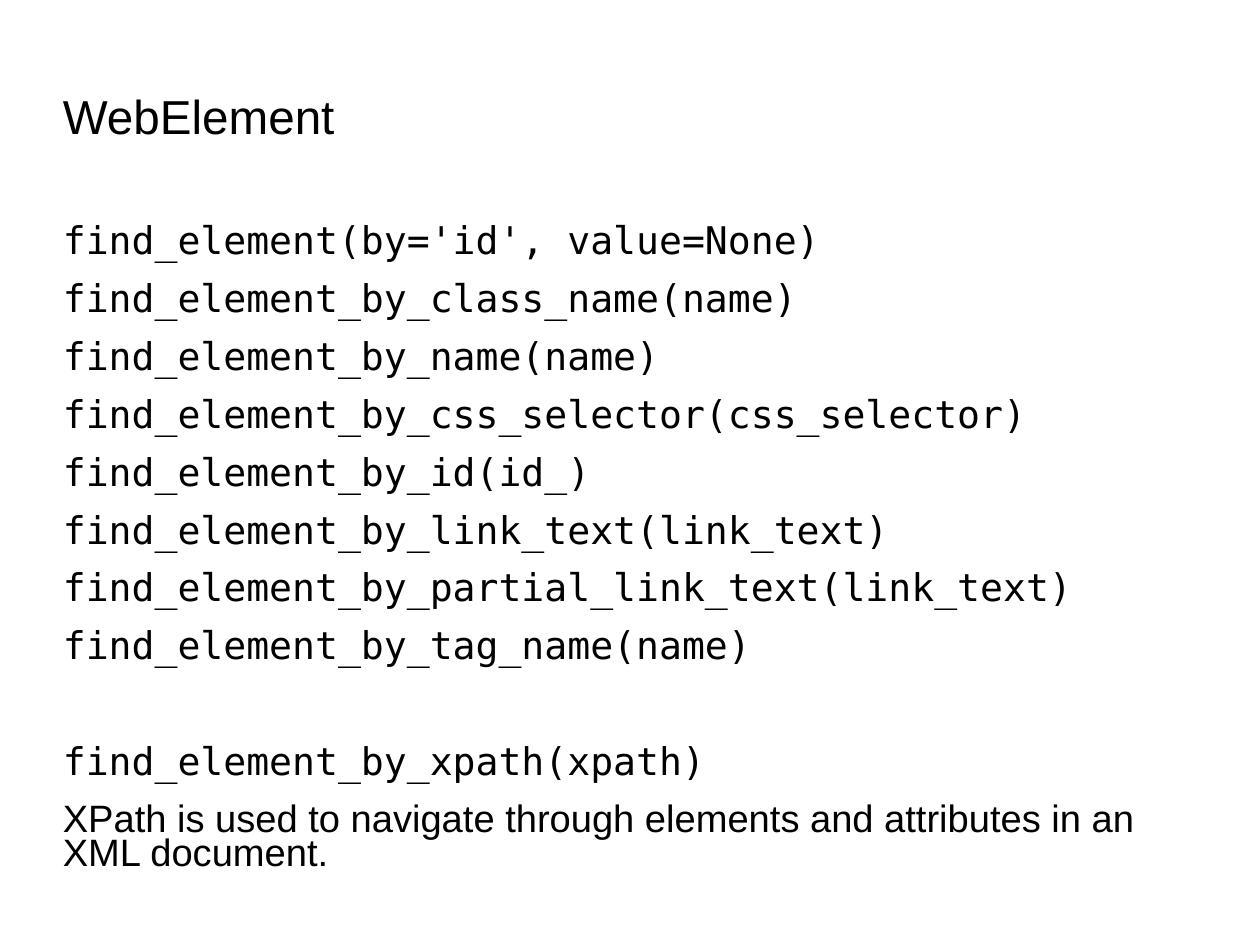
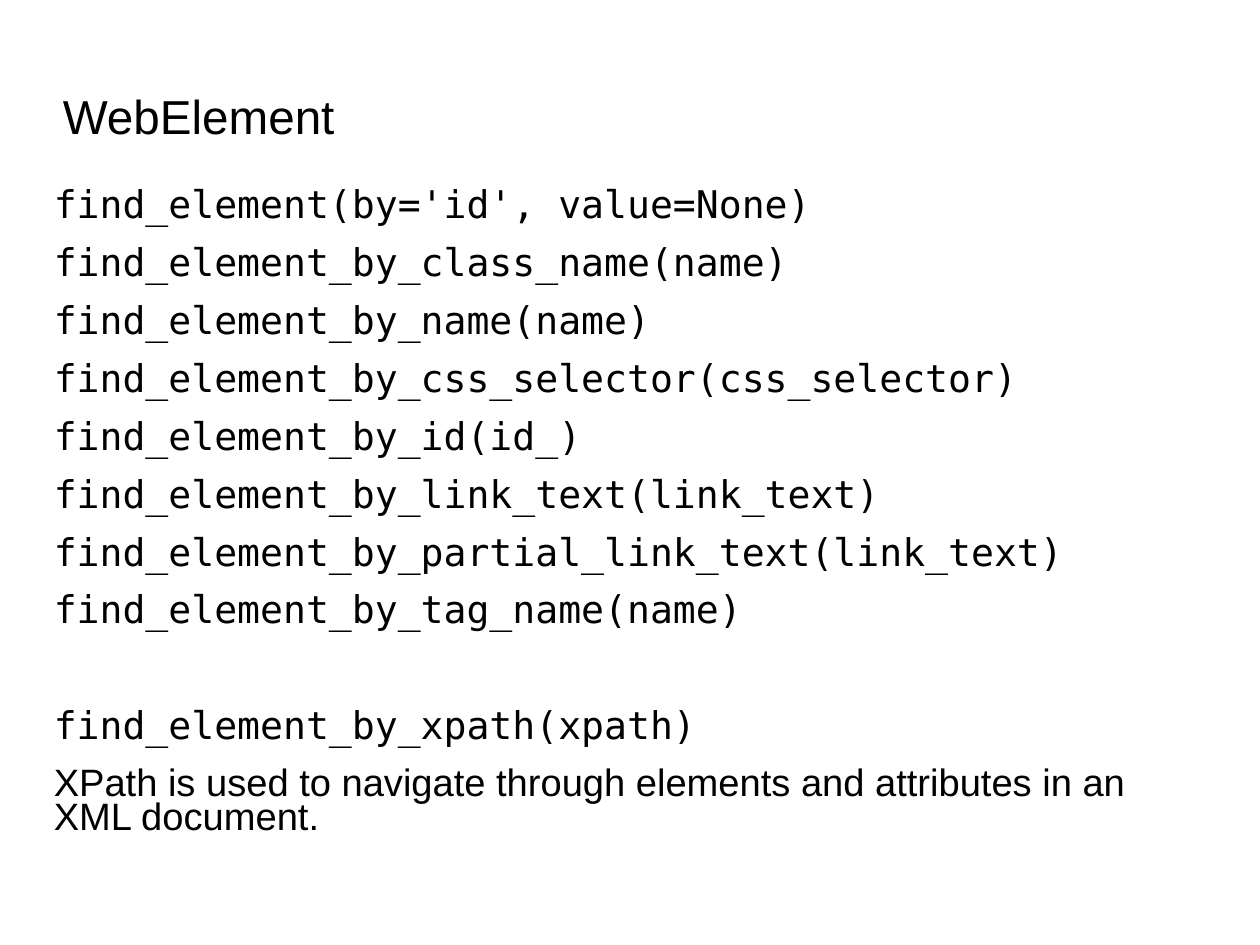
Before and after one commit to supita/Pyladies-Python-Web-Scraping, a slide deck: slide 20 of pyladies.ppt. Drawn at 1260x945 pixels with LibreOffice and Linux fonts; fonts in the diff are those of the drawing; background and template pictures are left out. Boxes give left, top, right and bottom in pixels: in the first picture for what was removed or moved away, otherwise in the second. Text is boxed around its words. In the diff, an @@ line names an element or a change of style, - is before the commit and + after.

```diff
--- a/pyladies.ppt
+++ b/pyladies.ppt
@@ text "find_element(by='id', value=None)": place and size @@
-text "find_element(by='id', value=None)" at (63,224,1134,840)
+text "find_element(by='id', value=None)" at (54,188,1125,804)
```
Also in this commit, not shown: 8 other slides changed.
